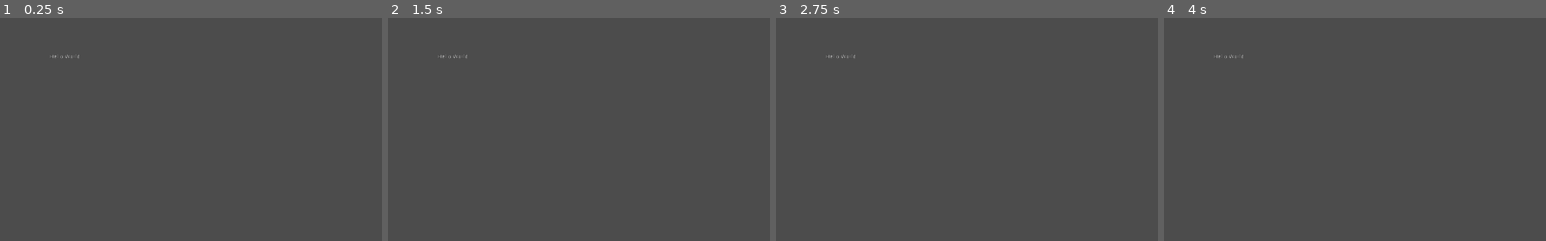
Above: before the commit, frames 1-4 (left to right).
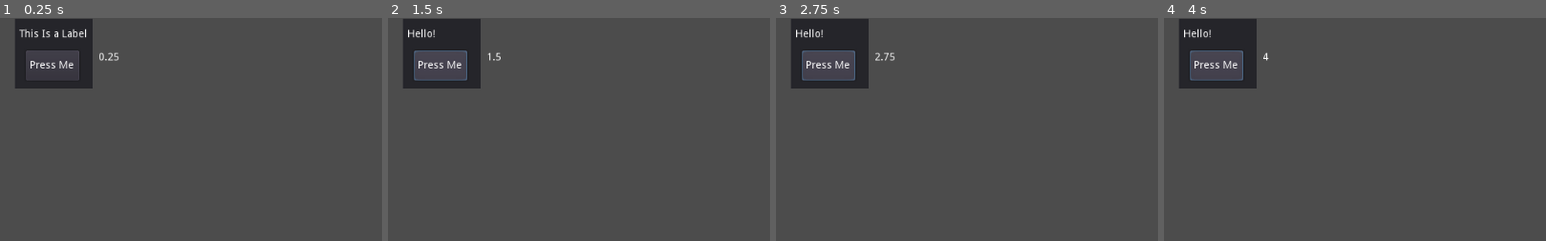
Above: after the commit, the same moments.

Repository: adambraude/LD47
Game: Godot game, scene res://test scene.tscn
Two runs of this game, one before a commit and one after it. Both use one fixed random seed, a clock stepped at 60 frames per second and the inputs below.
Inputs (mouse positions are % of the whole screen's width and height, from its top left):
- Up to frame 1 (0.25 s): no input
- Up to frame 2 (1.5 s): click (7, 10) at 0.5 s, where only the run after the commit has a clickable "Press Me"; click (7, 10) at 1.25 s, where only the run after the commit has a clickable "Press Me"
- Up to frame 3 (2.75 s): click (7, 10) at 2 s, where only the run after the commit has a clickable "Press Me"
- Up to frame 4 (4 s): tap Enter at 2.75 s; tap Space at 3.5 s
The pictures show only the part of the screen within x 0-50%, y 0-50%; the shares and areas given below are measured in that part.
In our replay, the window is 800x450 before the commit and 800x468 after it. These sizes can differ from the game's own. Grey fills any space a smaller window leaves; there, only what the larger window draws over its background counts as a difference.

The runs differ from the first frame. In frame 1, 4.7% of the frame differs, in the area x 4-31%, y 0-32%; in frame 2, 4.8%; in frame 3, 4.8%; in frame 4, 4.7%.

Commit message:
More Godot tests

Diff:
--- /dev/null
+++ b/Label.gd
@@ -0,0 +1,9 @@
+extends Label
+
+
+
+var accum = 0
+
+func _process(delta):
+	accum += delta
+	text = str(accum) # 'text' is a built-in label property.
--- a/project.godot
+++ b/project.godot
@@ -19,14 +19,6 @@
 run/main_scene="res://test scene.tscn"
 config/icon="res://icon.png"
 
-[display]
-
-window/size/width=1920
-window/size/height=1080
-window/size/borderless=true
-window/stretch/mode="2d"
-window/stretch/aspect="keep"
-
 [rendering]
 
 quality/driver/driver_name="GLES2"
--- a/test scene.tscn
+++ b/test scene.tscn
@@ -1,15 +1,56 @@
-[gd_scene format=2]
+[gd_scene load_steps=3 format=2]
+
+[ext_resource path="res://testbutton.gd" type="Script" id=1]
+[ext_resource path="res://Label.gd" type="Script" id=2]
 
 [node name="Node2D" type="Node2D"]
 
 [node name="Node" type="Node" parent="."]
 
 [node name="Label" type="Label" parent="."]
-margin_left = 125.475
-margin_top = 90.7691
-margin_right = 530.475
-margin_bottom = 316.769
+margin_left = 132.21
+margin_top = 46.2226
+margin_right = 537.21
+margin_bottom = 272.223
 text = "Hello World"
+script = ExtResource( 2 )
 __meta__ = {
 "_edit_use_anchors_": false
 }
+
+[node name="Panel" type="Panel" parent="."]
+margin_left = 20.0409
+margin_top = 1.1433
+margin_right = 124.041
+margin_bottom = 95.1433
+script = ExtResource( 1 )
+__meta__ = {
+"_edit_use_anchors_": false
+}
+
+[node name="Label" type="Label" parent="Panel"]
+margin_left = 6.0963
+margin_top = 14.3808
+margin_right = 97.0963
+margin_bottom = 32.3808
+text = "This Is a Label"
+__meta__ = {
+"_edit_use_anchors_": false
+}
+
+[node name="Button" type="Button" parent="Panel"]
+margin_left = 15.1567
+margin_top = 42.9166
+margin_right = 86.1567
+margin_bottom = 82.9166
+__meta__ = {
+"_edit_use_anchors_": false
+}
+
+[node name="Label" type="Label" parent="Panel/Button"]
+margin_left = 4.50395
+margin_top = 12.92
+margin_right = 63.504
+margin_bottom = 31.92
+text = "Press Me"
+[connection signal="pressed" from="Panel/Button" to="Panel" method="_on_Button_pressed"]
--- /dev/null
+++ b/testbutton.gd
@@ -0,0 +1,12 @@
+extends Panel
+
+
+# Declare member variables here. Examples:
+# var a = 2
+# var b = "text"
+
+func _ready():
+	get_node("Button").connect("pressed", self, "_on_Button_pressed")
+
+func _on_Button_pressed():
+	get_node("Label").text = "Hello!"
Not shown, added: clap emote.png.import
